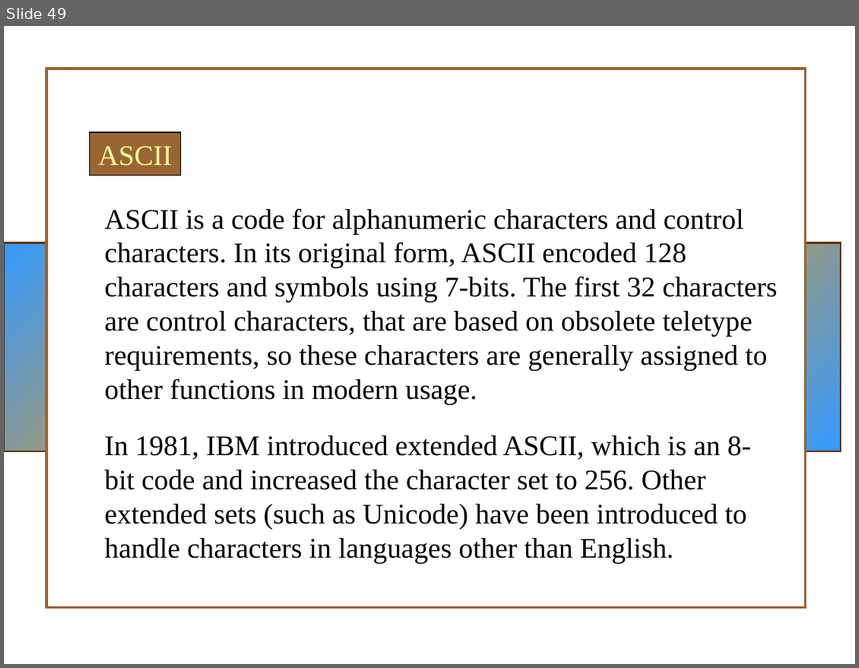
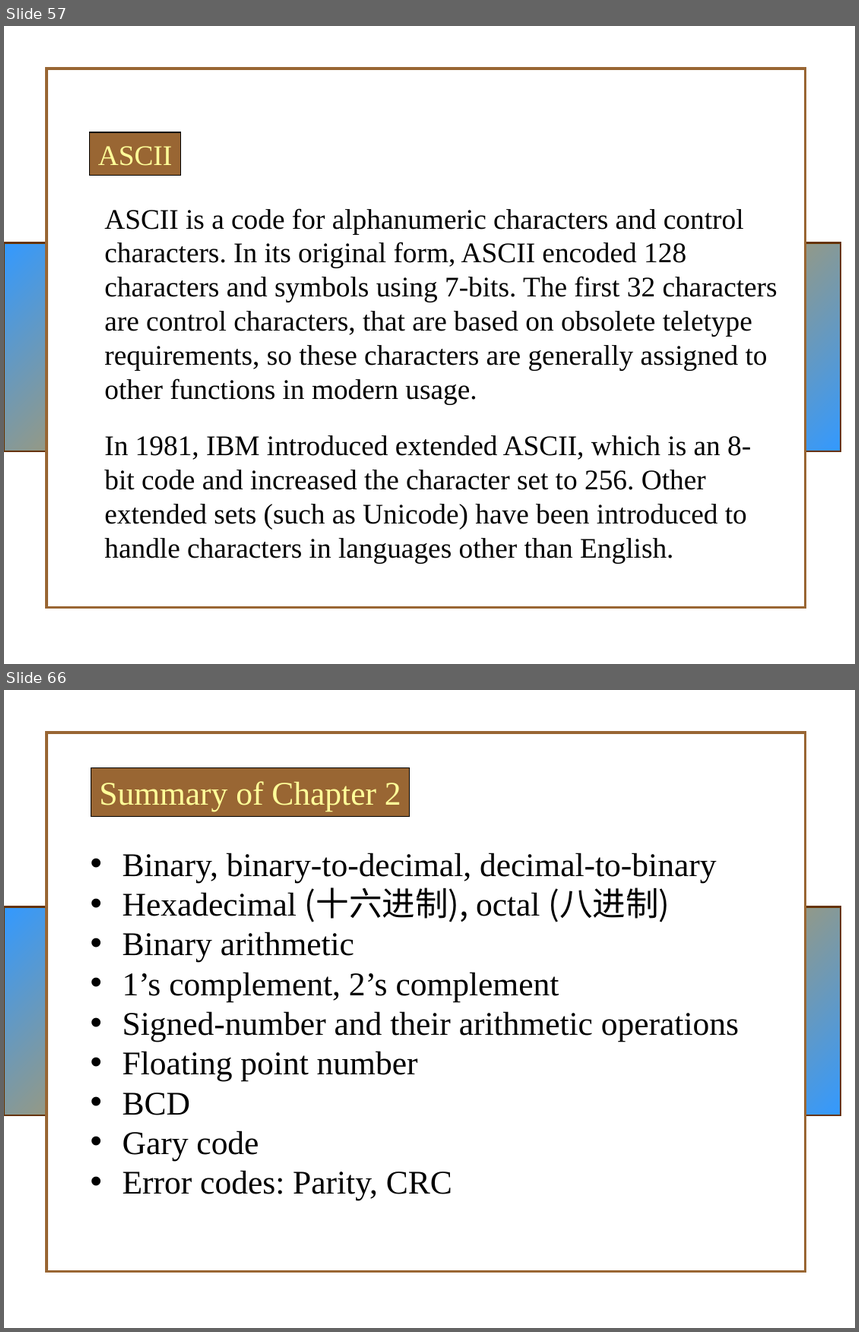
Before and after one commit to huangqy89/dc-2025, a slide deck: static_files/lectures/ch02.ppt. Shown one above the other, each under a label of ours: slide 49 before the commit, slides 57 and 66 after it; the slides between them are not shown. The pictures are 859x668 and 859x1332 pixels, drawn with LibreOffice and Linux fonts; fonts in the diff are those of the drawing; background and template pictures are left out. Boxes give left, top, right and bottom in pixels: in the first picture for what was removed or moved away, otherwise in the second. Text is boxed around its words. In the diff, an @@ line names an element or a change of style, - is before the commit and + after.

Commit message:
Add Chapter4

```diff
--- a/static_files/lectures/ch02.ppt
+++ b/static_files/lectures/ch02.ppt
@@ slide 66 added at (4,690,855,1328), background picture (left out); not listed: 2 template elements that a slide beside it also shows @@
@@ rectangle added at (91,768,410,817), fill #996633, outline #000000 0.74 pt, 28 pt, text #FFFF99 @@
+Summary of Chapter 2
@@ text added at (123,853,739,1201), 28 pt, text #000000 @@
+• Binary, binary-to-decimal, decimal-to-binary
+• Hexadecimal (十六进制), octal (八进制)
+• Binary arithmetic
+• 1’s complement, 2’s complement
+• Signed-number and their arithmetic operations
+• Floating point number
+• BCD
+• Gary code
+• Error codes: Parity, CRC
@@ what was slide 49 is now slide 57 @@
```
Also in this commit, not shown: 23 slides changed, 14 other slides added, 1 slide removed, 4 other files.
